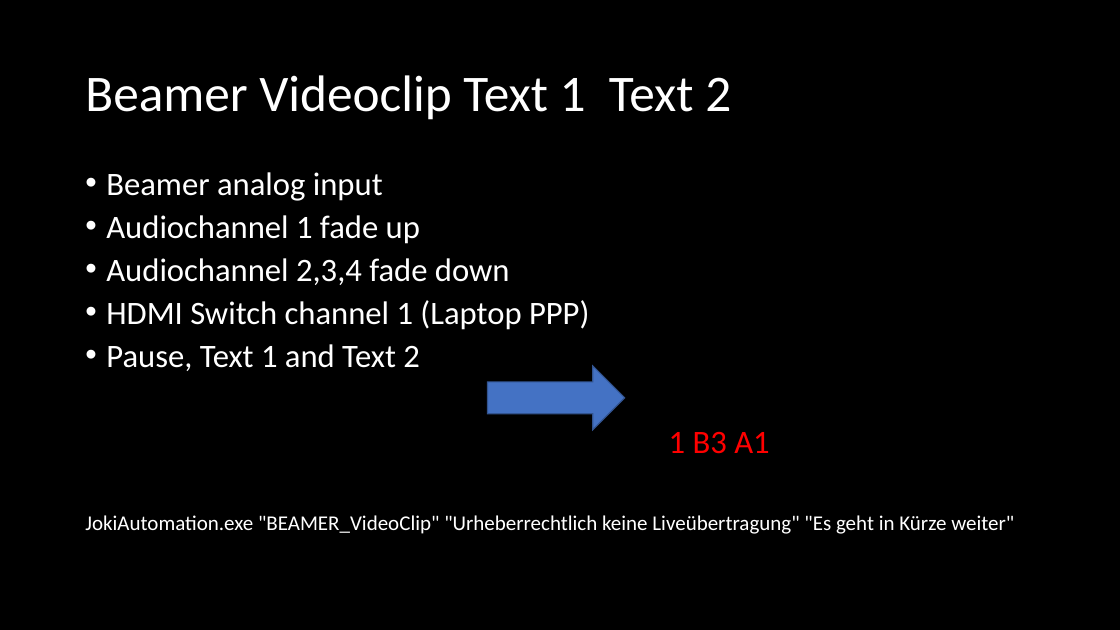
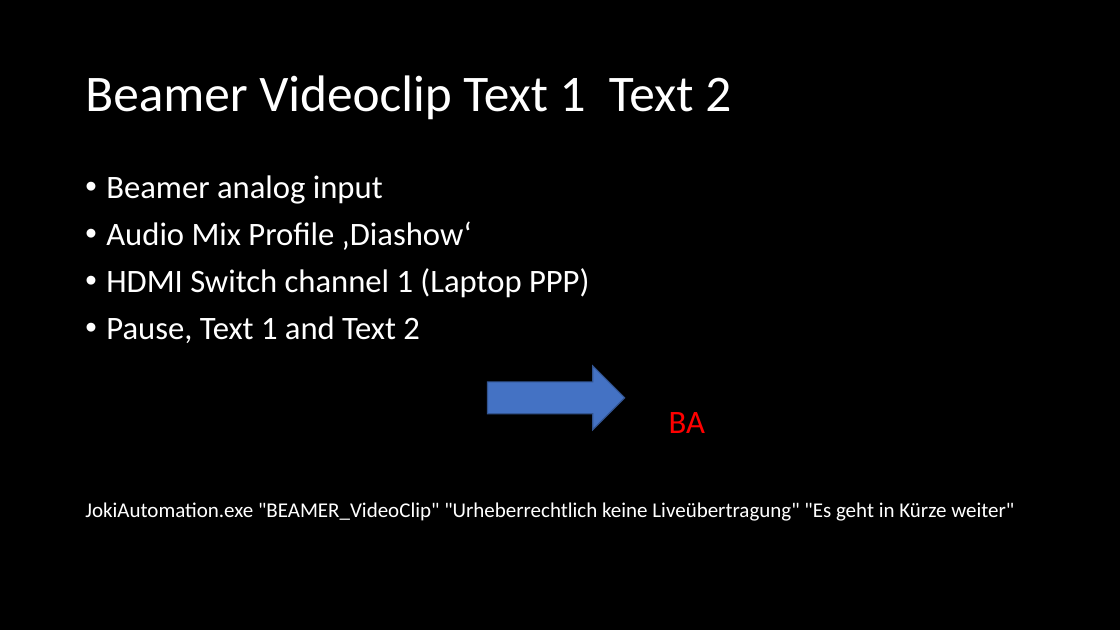
Before and after one commit to Geierwally-xD/JokiAutomation, a slide deck: slide 10 of docu/JoKiAutomationTemplate.pptx (slide 13 before the commit). Drawn at 1120x630 pixels with LibreOffice and Linux fonts; fonts in the diff are those of the drawing. Boxes give left, top, right and bottom in pixels: in the first picture for what was removed or moved away, otherwise in the second. Text is boxed around its words. In the diff, an @@ line names an element or a change of style, - is before the commit and + after.

Commit message:
Version V1001 overworked audio control, backup recorder included

```diff
--- a/docu/JoKiAutomationTemplate.pptx
+++ b/docu/JoKiAutomationTemplate.pptx
@@ text at box(85, 175, 1014, 521): line spacing 0.8 to 0.9 @@
@@ text at box(106, 221, 472, 250): text changed @@
-• Audiochannel 1 fade up
-• Audiochannel 2,3,4 fade down
+• Audio Mix Profile ‚Diashow‘
@@ text at box(669, 412, 705, 433): text changed @@
-1 B3 A1
+BA
```
Also in this commit, not shown: 10 other slides changed, 1 slide added, 3 slides removed, 10 other files.
